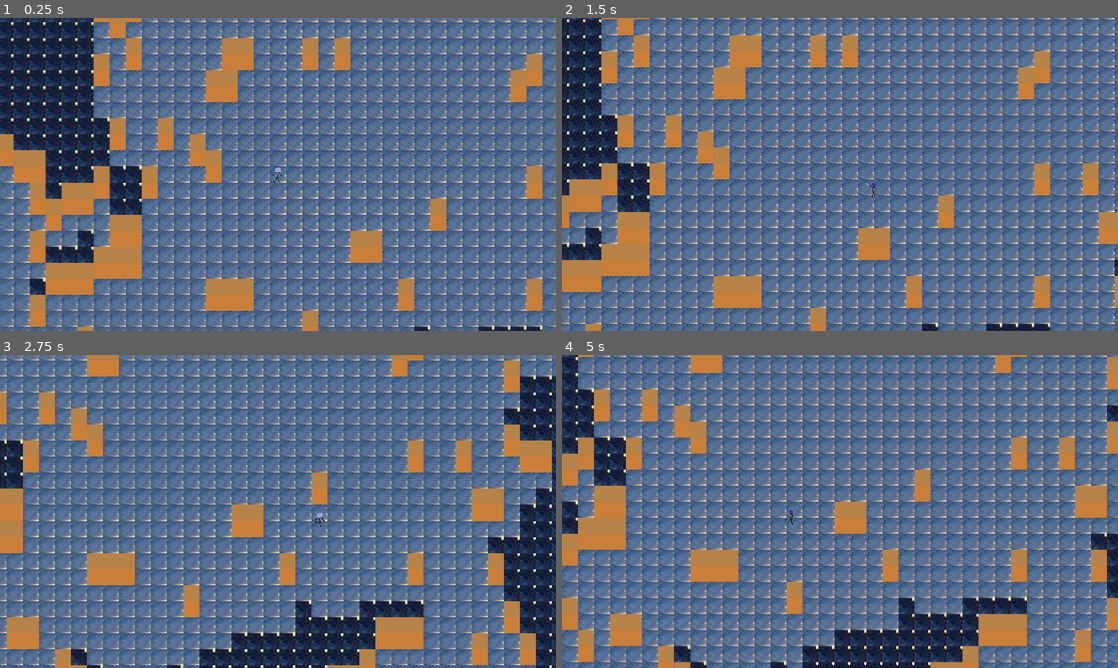
Above: before the commit, frames 1-4 (two rows, left to right).
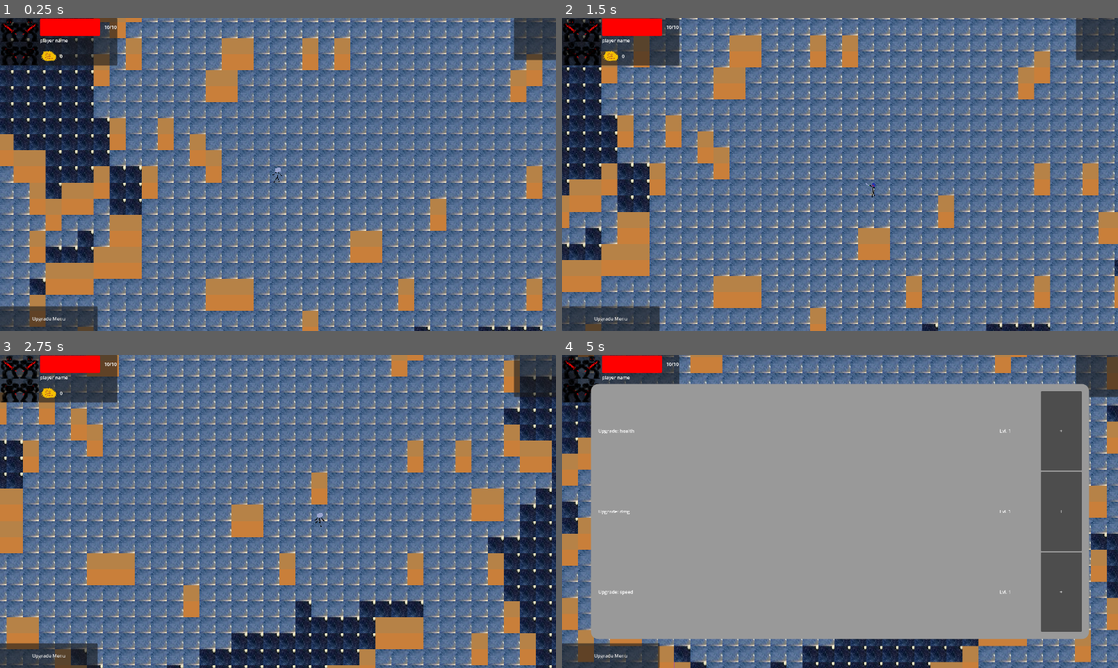
Above: after the commit, the same moments.

Repository: jible/capstone
Game: Godot game, scene res://scenes/testScenes/james_testing_scene.tscn
Two runs of this game, one before a commit and one after it. Both use one fixed random seed, a clock stepped at 60 frames per second and the inputs below.
Inputs (mouse positions are in pixels of both pictures, inside the frame that each line leads up to):
- Up to frame 1 (0.25 s): no input
- Up to frame 2 (1.5 s): tap Enter at 0.5 s; move the mouse to (962, 158) at 0.52 s; hold Right (right) 0.53-1.28 s; hold Space (attack) 0.53-1.28 s; move the mouse to (728, 190) at 1.27 s; hold Down (down) from 1.28 s (still down); tap Space (attack) at 1.35 s
- Up to frame 3 (2.75 s): move the mouse to (333, 442) at 2.02 s; release Down (down) at 2.03 s; hold Right (right) from 2.03 s (still down); hold Space (attack) from 2.03 s (still down)
- Up to frame 4 (5 s): move the mouse to (812, 574) at 2.77 s; release Right (right) at 2.78 s; release Space (attack) at 2.78 s; hold Tab (OpenUpgrades) 2.78-3.53 s; tap Space (attack) at 2.85, 4.35 s; move the mouse to (1006, 558) at 3.52 s; hold Space (attack) 3.53-4.28 s; hold Left (left) from 3.53 s (still down); move the mouse to (673, 464) at 4.27 s

The runs differ from the first frame. In frame 1, 4.9% of the frame differs, in the area x 0-100%, y 0-100%; in frame 2, 5.4%; in frame 3, 5.3%; in frame 4, 76%.

Commit message:
added HUD to scene config

Diff:
--- a/scenes/prefabs/scene_config_package.tscn
+++ b/scenes/prefabs/scene_config_package.tscn
@@ -1,10 +1,11 @@
-[gd_scene load_steps=6 format=3 uid="uid://bugqksfg6vdn7"]
+[gd_scene load_steps=7 format=3 uid="uid://bugqksfg6vdn7"]
 
 [ext_resource type="Script" path="res://scenes/prefabs/scene_config_package.gd" id="1_qcfrr"]
 [ext_resource type="PackedScene" uid="uid://b0qchcd21rx5b" path="res://scenes/level_generator.tscn" id="2_1eor7"]
 [ext_resource type="PackedScene" uid="uid://c6kyubdgubp47" path="res://scenes/prefabs/player/player.tscn" id="3_5fksv"]
 [ext_resource type="PackedScene" uid="uid://c611v6n8n75j1" path="res://scenes/prefabs/custom_camera.tscn" id="4_t24gl"]
 [ext_resource type="Script" path="res://scripts/enemy_manager.gd" id="5_e7sx3"]
+[ext_resource type="PackedScene" path="res://scenes/prefabs/ui_elements/HUD.tscn" id="6_14c2j"]
 
 [node name="Scene Config Package" type="Node2D" node_paths=PackedStringArray("level_generator", "camera", "player")]
 script = ExtResource("1_qcfrr")
@@ -30,4 +31,8 @@
 script = ExtResource("5_e7sx3")
 level_generator = NodePath("../Level Generator")
 
+[node name="CanvasLayer" type="CanvasLayer" parent="."]
+
+[node name="HUD" parent="CanvasLayer" instance=ExtResource("6_14c2j")]
+
 [editable path="Level Generator"]
Not shown: 1 places in scenes/testScenes/james_testing_scene.tscn that only renumber resources
Not shown: 1 places in scenes/testScenes/test_level.tscn that only renumber resources
